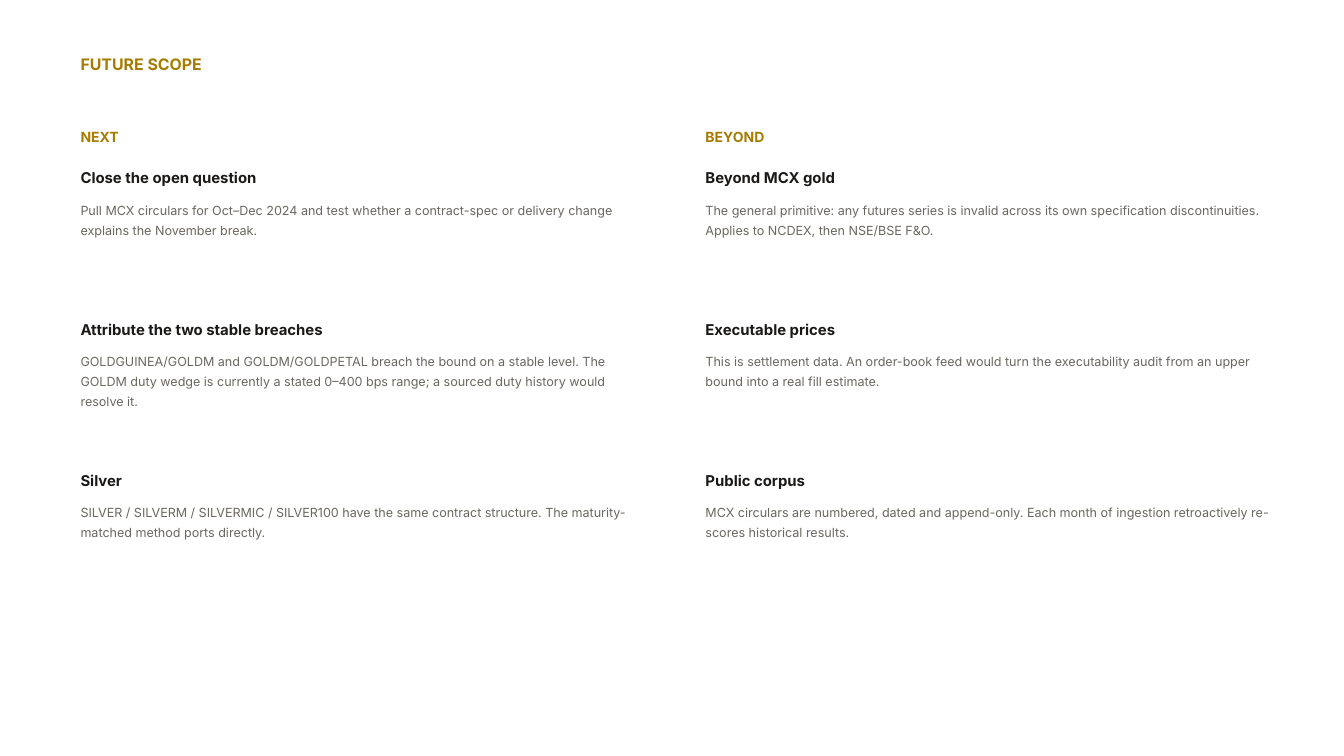
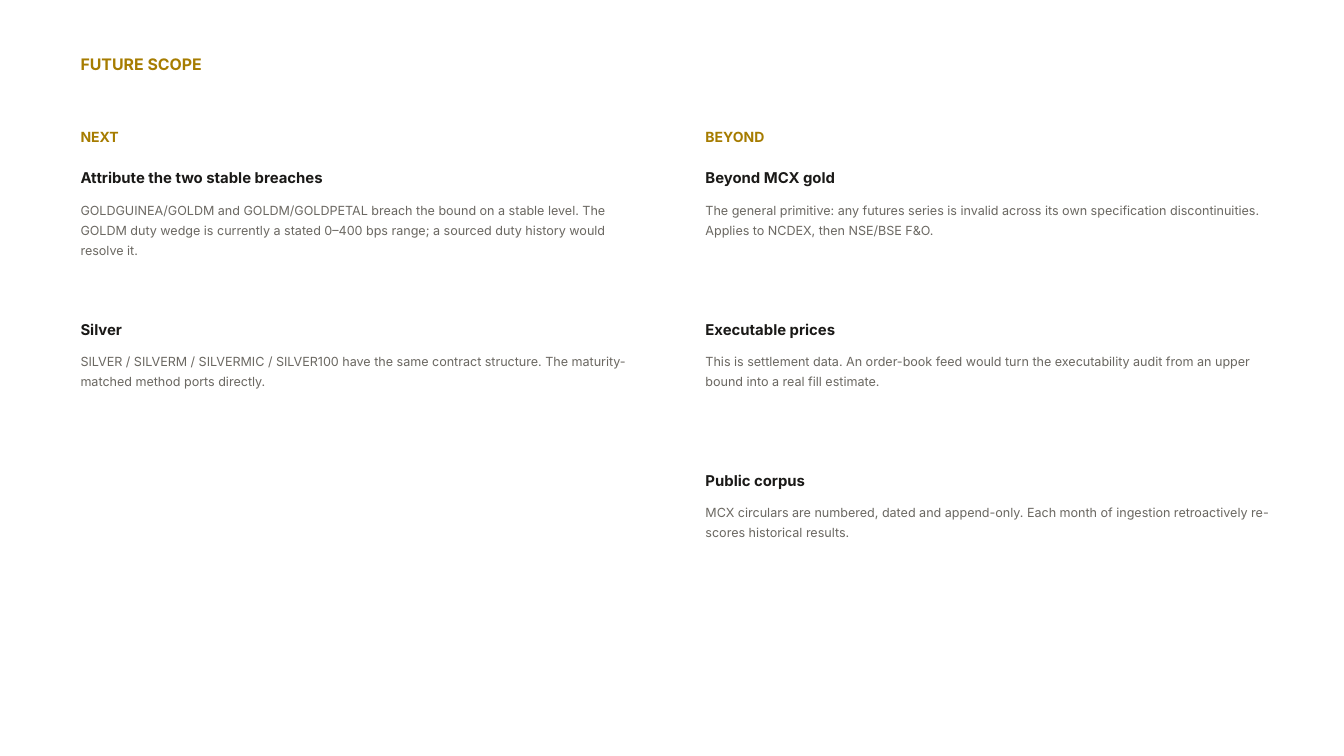
Before and after one commit to j4yop/arb-bound, a slide deck: slide 6 of docs/arb-bound-deck.pptx. Drawn at 1344x756 pixels with LibreOffice and Linux fonts; fonts in the diff are those of the drawing. Boxes give left, top, right and bottom in pixels: in the first picture for what was removed or moved away, otherwise in the second. Text is boxed around its words. In the diff, an @@ line names an element or a change of style, - is before the commit and + after.

Commit message:
Docs and deck: reflect that the Nov-2024 rule-change channel is closed
The phase tracker still described H1 as "the one open thread" and carried stale
counts (39/60 tests, "fourteen detected breaks" where the report has 24,
"8 months" where the nearest Guinea/Petal futures spec change is 9-10 months).
Making the tracker honest is part of the project's own rule: no claim is left
standing that the artifacts no longer support.

- WORKFLOW: phases 0-6 declared complete; test counts 39/60 -> 73; deploy row
  names both hosts; Phase 6's open item becomes the closure via MCX's Master
  Circular - Products; definition-of-done gains the Vercel mirror, the
  byte-reproducibility fix, and the closed channel; "Immediate next actions"
  now says plainly that no build steps remain, and lists only submission work.
- PROBLEM: Q3 answer is no longer "unexplained"; Q3a documents the by-contract
  decomposition; the "8 months" claim corrected.
- NOV2024: already carried the closure; unchanged here.
- JUDGE-SCRIPT: the "open question" beat becomes "closed the rule-change
  channel", and the competitor comparison is updated to match.
- deck.py: the headline-break slide no longer calls itself an open question, the
  future-scope slide drops the now-done "pull the circulars" item, and the
  limitations slide states the channel is closed. Regenerated docs/deck.pptx.

73 tests pass; docs/ regenerates with a zero diff.

```diff
--- a/docs/arb-bound-deck.pptx
+++ b/docs/arb-bound-deck.pptx
@@ text removed at (81,171,257,186) @@
-Close the open question
@@ text removed at (81,205,612,238) @@
-Pull MCX circulars for Oct–Dec 2024 and test whether a contract-spec or delivery change explains the November break.
@@ 4 texts: place and size @@
-4 texts at (81,323,626,540)
+4 texts at (81,171,626,389)
```
Also in this commit, not shown: 2 other slides changed, 5 other files.
